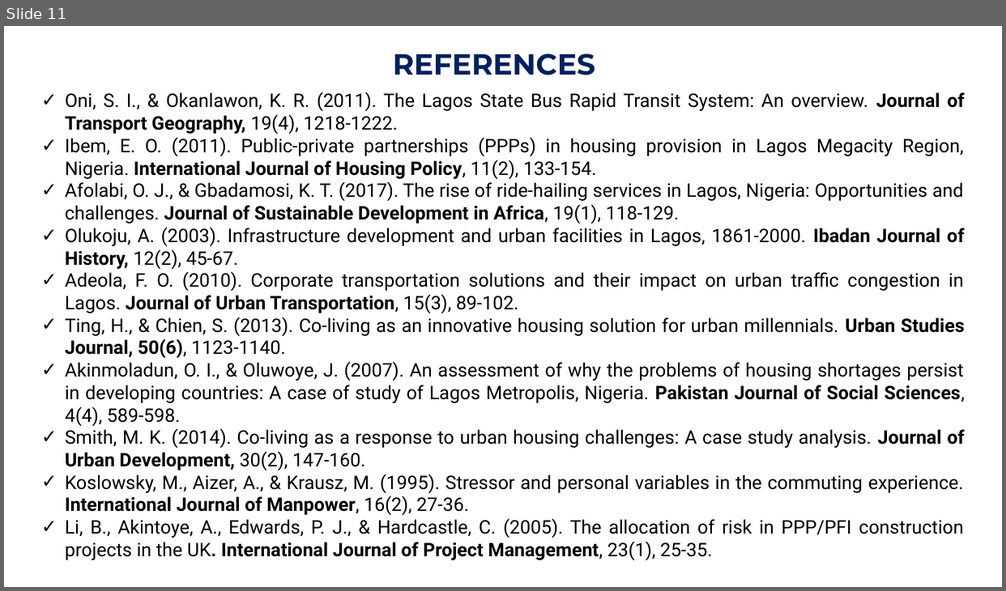
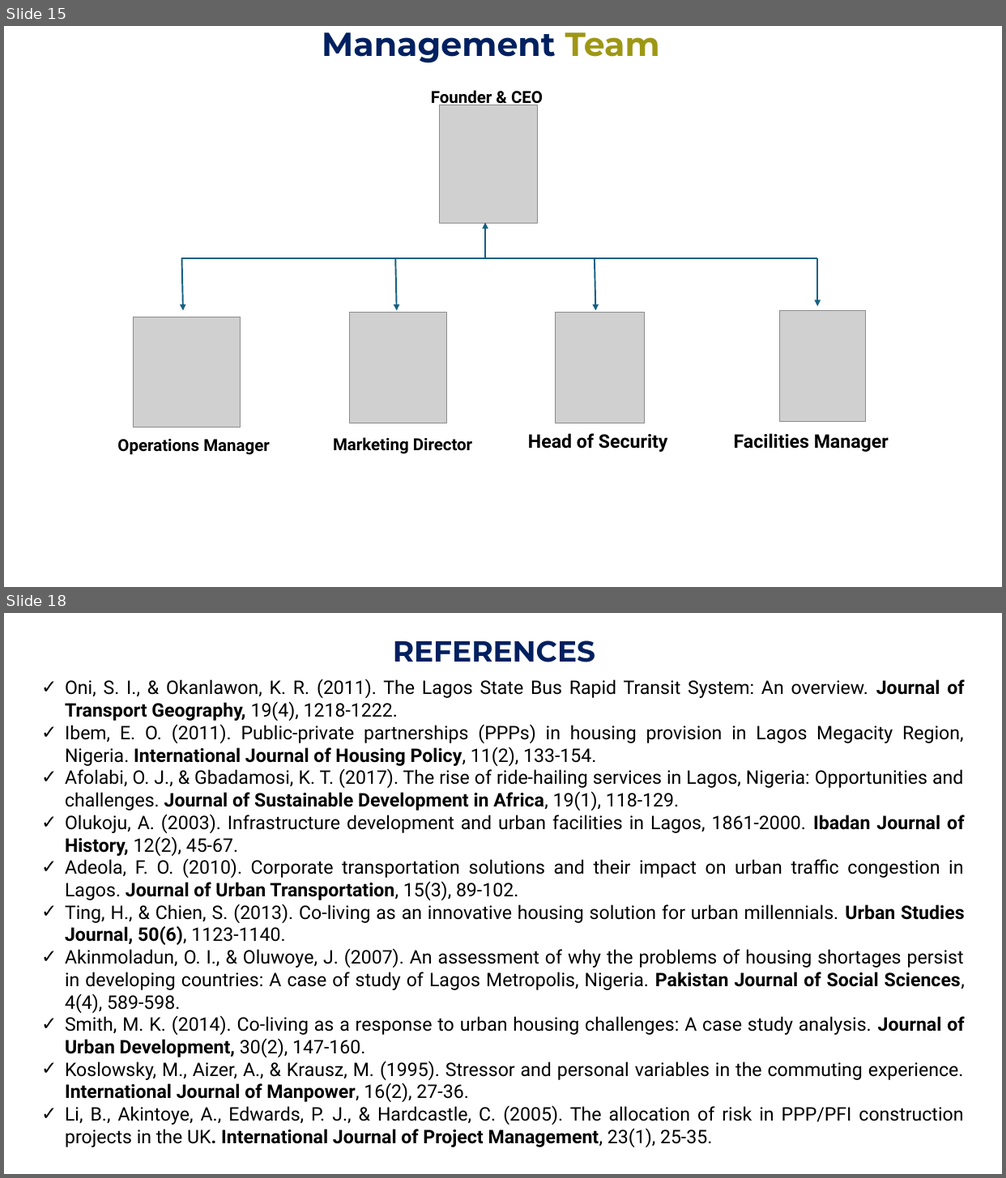
Before and after one commit to Gbekoilias/IslandRest-Hostel-Documentation, a slide deck: docs/Enhancing Hospitality IslandRest Hostel Operational Overview.pptx. Shown one above the other, each under a label of ours: slide 11 before the commit, slides 15 and 18 after it; the slides between them are not shown. The pictures are 1006x591 and 1006x1178 pixels, drawn with LibreOffice and Linux fonts; fonts in the diff are those of the drawing; grey boxes stand for pictures. Boxes give left, top, right and bottom in pixels: in the first picture for what was removed or moved away, otherwise in the second. Text is boxed around its words. In the diff, an @@ line names an element or a change of style, - is before the commit and + after.

```diff
--- a/docs/Enhancing Hospitality IslandRest Hostel Operational Overview.pptx
+++ b/docs/Enhancing Hospitality IslandRest Hostel Operational Overview.pptx
@@ slide 15 added at (x1=4, y1=26, x2=1002, y2=587), background #FFFFFF @@
@@ text added at (x1=322, y1=32, x2=660, y2=63), 32 pt, text #002060, bold @@
+Management Team
@@ group added at (x1=117, y1=90, x2=889, y2=455): 5 pictures, 5 arrows, 5 texts, 1 line @@
+Founder & CEO
+Operations Manager
+Head of Security
+Facilities Manager
+Marketing Director
@@ what was slide 11 is now slide 18 @@
```
Also in this commit, not shown: 1 slide changed, 7 other slides added, 1 slide removed.
